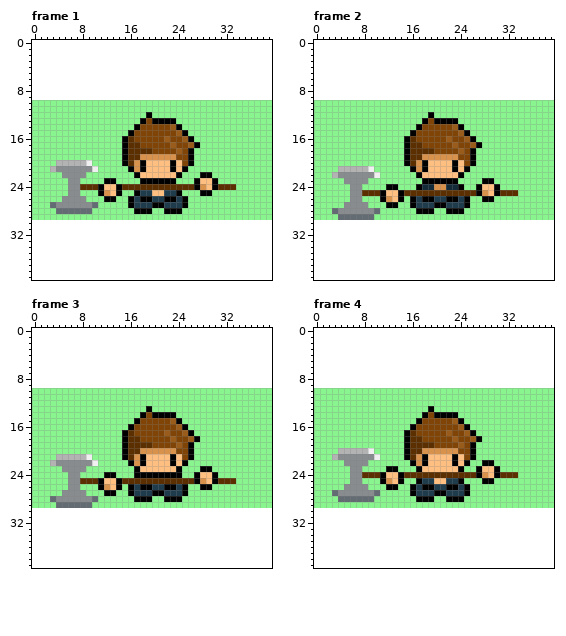
Pixel-art file, stored at extra/joseph/joseph_idle_south.ase. Above is the file before it was changed.
40x20 pixels, 4 frames. Shown: frame 1, frame 2, frame 3, frame 4. The old version is drawn lined up with the new one, on the new canvas.
Once edited:
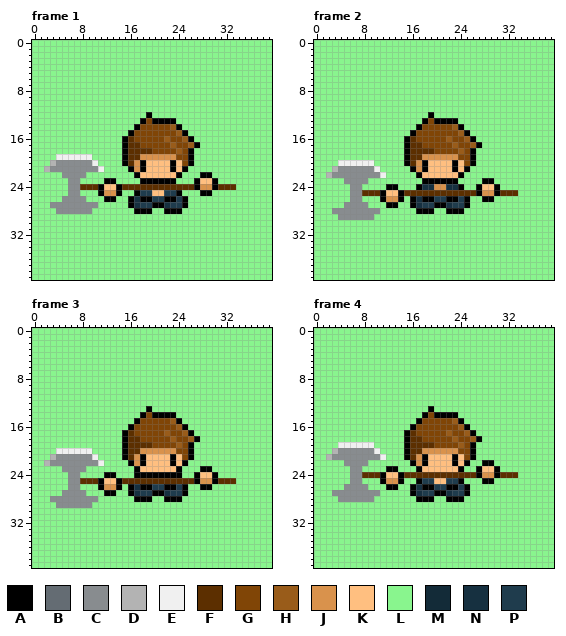
Palette (. is transparent): A #000000  B #646c73  C #888c8f  D #b3b3b3  E #f0f0f0  F #5c2f00  G #804506  H #995c1a  J #d9924c  K #ffbf80  L #89f58e  M #132b38  N #163040  P #1f3c4d
From old to new:
canvas 40x20 -> 40x40, the old top-left corner now at 0,10
Frame 1:
The author changed colour B to colour C in row 27 at x 3 and 10; in row 28 at x 4 to 9.
The author changed colour D to colour C in row 20 at x 4 to 8; in row 21 at x 3.
The author changed colour E to colour C in row 20 at x 9; in row 21 at x 10.
The author changed colour L to colour D in row 20 at x 3; in row 21 at x 2.
The author changed colour L to colour E in row 19 at x 4 to 9; in row 20 at x 10; in row 21 at x 11.
The author changed colour K to colour J in row 24 at x 29; in row 25 at x 13.
Colour L now appears in rows 0 to 9 at x 0 to 39; in rows 30 to 39 at x 0 to 39.
The author changed colour P to colour N in row 26 at x 17; in row 27 at x 17 and 22.
Frame 2:
The author changed colour B to colour C in row 28 at x 3 and 10; in row 29 at x 4 to 9.
The author changed colour D to colour C in row 21 at x 4 to 8; in row 22 at x 3.
The author changed colour E to colour C in row 21 at x 9; in row 22 at x 10.
The author changed colour L to colour D in row 21 at x 3; in row 22 at x 2.
The author changed colour L to colour E in row 20 at x 4 to 9; in row 21 at x 10; in row 22 at x 11.
The author changed colour K to colour J in row 25 at x 29; in row 26 at x 13.
Colour L now appears in rows 0 to 9 at x 0 to 39; in rows 30 to 39 at x 0 to 39.
The author changed colour M to colour N in row 24 at x 18 to 19 and 22 to 23.
The author changed colour P to colour N in row 26 at x 17; in row 27 at x 17 and 22.
Frame 3:
The author changed colour B to colour C in row 28 at x 3 and 10; in row 29 at x 4 to 9.
The author changed colour D to colour C in row 21 at x 4 to 8; in row 22 at x 3.
The author changed colour E to colour C in row 21 at x 9; in row 22 at x 10.
The author changed colour L to colour D in row 21 at x 3; in row 22 at x 2.
The author changed colour L to colour E in row 20 at x 4 to 9; in row 21 at x 10; in row 22 at x 11.
The author changed colour K to colour J in row 25 at x 29; in row 26 at x 13.
Colour L now appears in rows 0 to 9 at x 0 to 39; in rows 30 to 39 at x 0 to 39.
The author changed colour P to colour N in row 26 at x 17; in row 27 at x 17 and 22.
Frame 4: the same change as frame 1
Where, in picture pixels (left, top, right, bottom), the same in both pictures:
added: (32, 40, 272, 100)
changed: (32, 154, 272, 280)
added: (314, 40, 554, 100)
changed: (314, 160, 554, 280)
added: (32, 328, 272, 388)
changed: (32, 448, 272, 568)
added: (314, 328, 554, 388)
changed: (314, 442, 554, 568)
